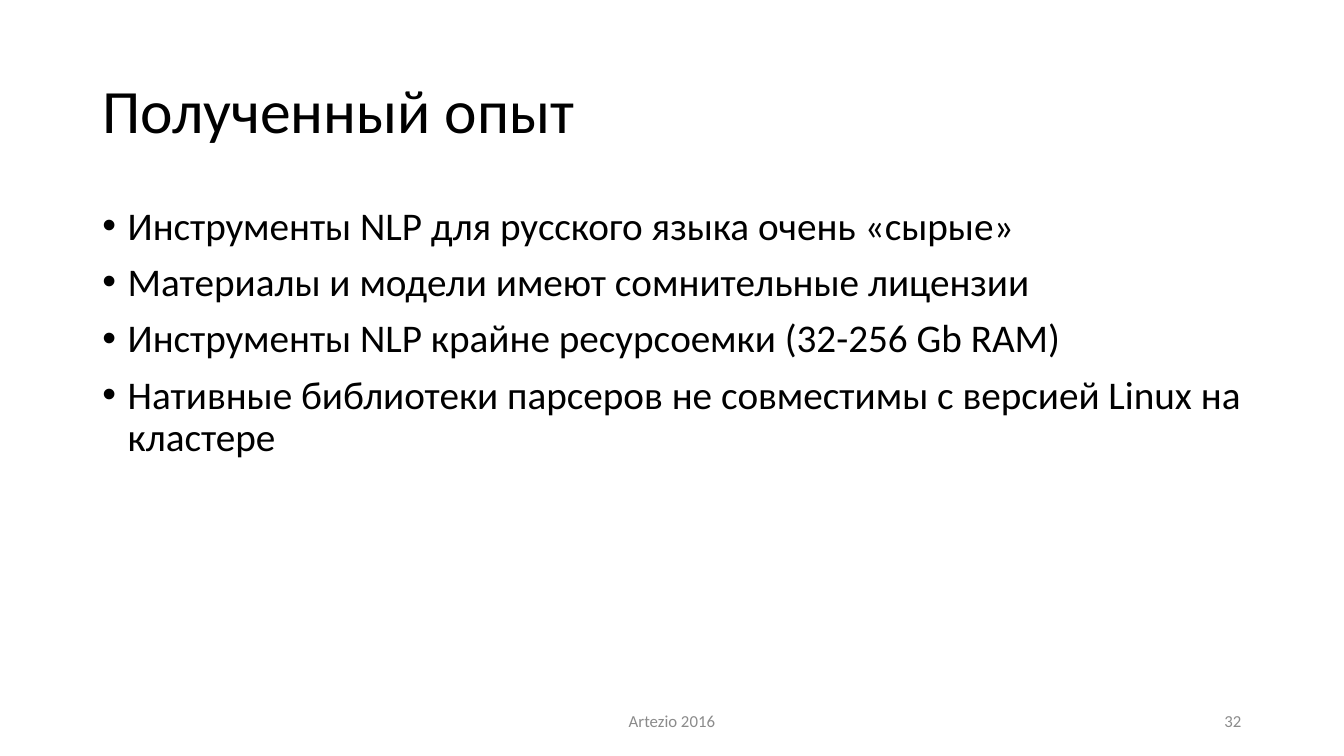
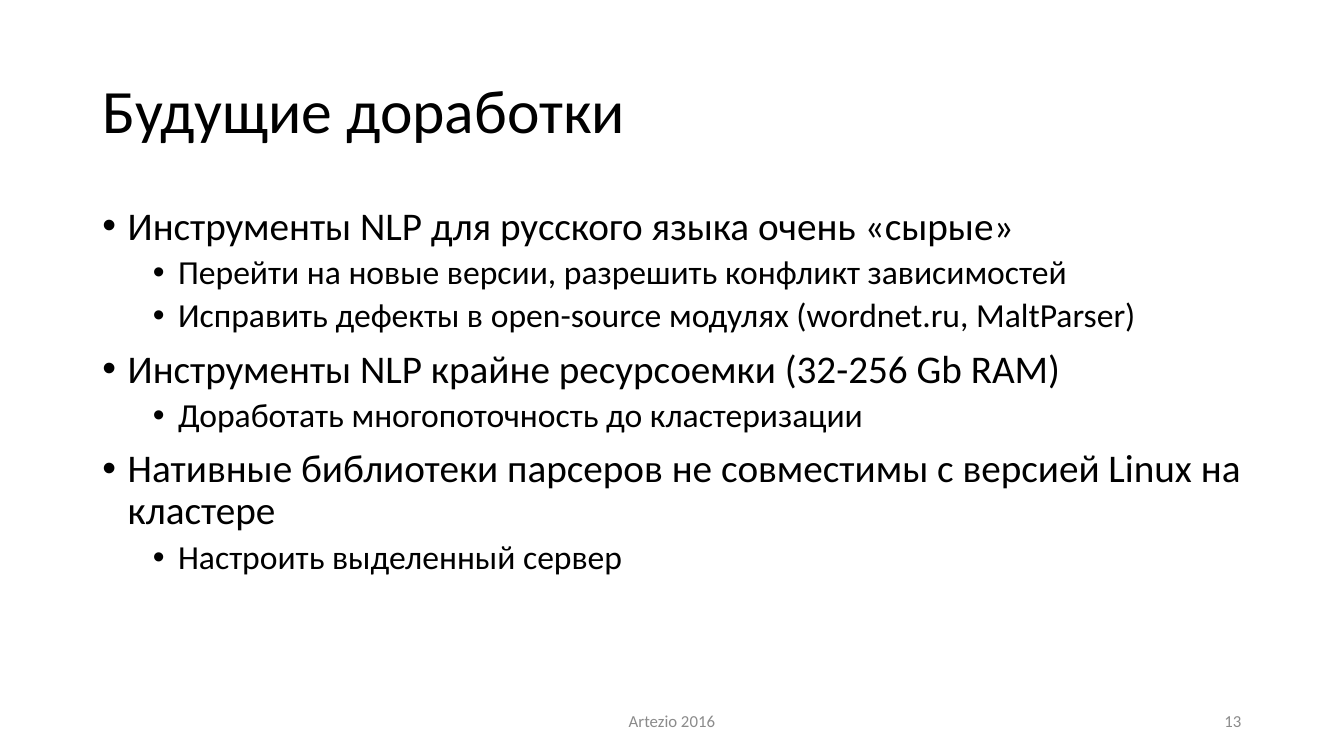
Before and after one commit to ike3/yodaqa, a slide deck: slide 13 of doc/Presentation.pptx (slide 32 before the commit). Drawn at 1344x756 pixels with LibreOffice and Linux fonts; fonts in the diff are those of the drawing. Boxes give left, top, right and bottom in pixels: in the first picture for what was removed or moved away, otherwise in the second. Text is boxed around its words. In the diff, an @@ line names an element or a change of style, - is before the commit and + after.

```diff
--- a/doc/Presentation.pptx
+++ b/doc/Presentation.pptx
@@ title at (102,91,625,143): text changed @@
-Полученный опыт
+Будущие доработки
@@ text at (178,261,1135,333): text changed; size 28 to 24 pt @@
-• Материалы и модели имеют сомнительные лицензии
+  • Перейти на новые версии, разрешить конфликт зависимостей
+  • Исправить дефекты в open-source модулях (wordnet.ru, MaltParser)
@@ text at (178,404,863,433): paragraph added @@
+  • Доработать многопоточность до кластеризации
@@ text at (178,546,622,575): paragraph added @@
+  • Настроить выделенный сервер
@@ page number at (1224,716,1241,727): text changed @@
-32
+13
```
Also in this commit, not shown: 7 other slides changed, 5 slides added, 24 slides removed.
